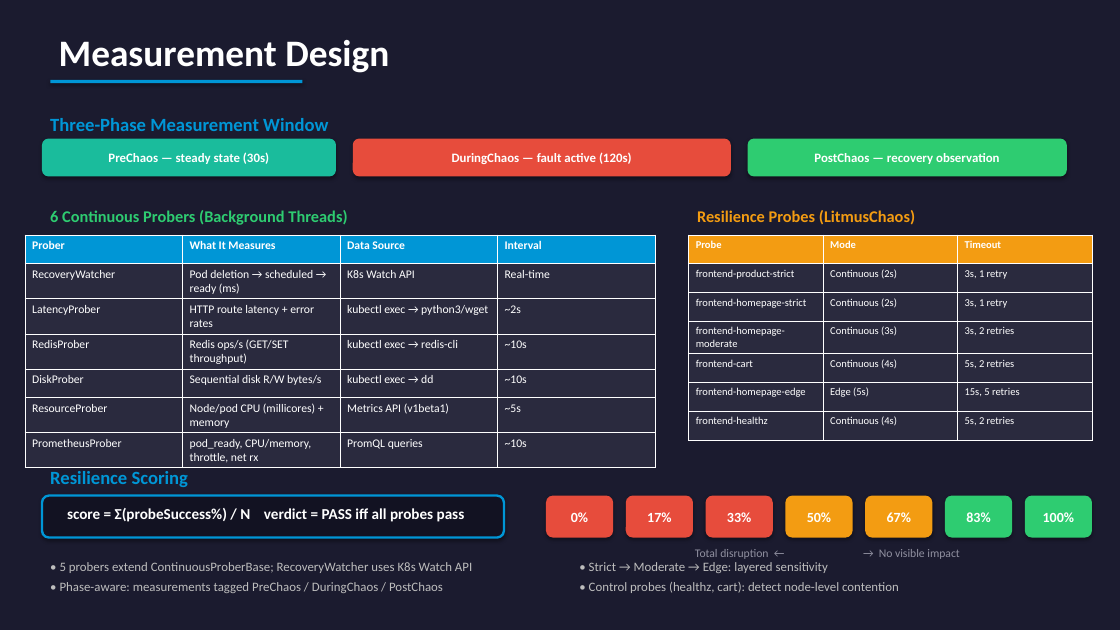
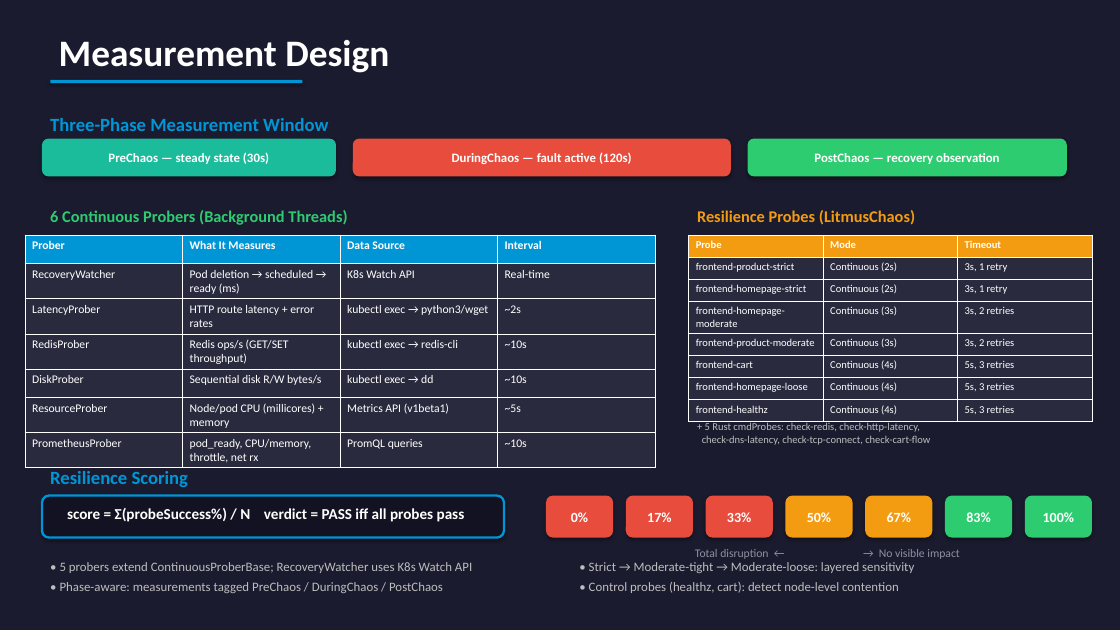
Before and after one commit to yhu02/uva-msc-thesis, a slide deck: slide 8 of ChaosProbe_Presentation.pptx. Drawn at 1120x630 pixels with LibreOffice and Linux fonts; fonts in the diff are those of the drawing. Boxes give left, top, right and bottom in pixels: in the first picture for what was removed or moved away, otherwise in the second. Text is boxed around its words. In the diff, an @@ line names an element or a change of style, - is before the commit and + after.

```diff
--- a/ChaosProbe_Presentation.pptx
+++ b/ChaosProbe_Presentation.pptx
@@ table at [689,235,1092,419] @@
-row 5: frontend-cart | Continuous (4s) | 5s, 2 retries
-row 6: frontend-homepage-edge | Edge (5s) | 15s, 5 retries
-row 7: frontend-healthz | Continuous (4s) | 5s, 2 retries
+row 5: frontend-product-moderate | Continuous (3s) | 3s, 2 retries
+row 6: frontend-cart | Continuous (4s) | 5s, 3 retries
+row 7: frontend-homepage-loose | Continuous (4s) | 5s, 3 retries
+row 8: frontend-healthz | Continuous (4s) | 5s, 3 retries
@@ text added at [702,421,930,445], 9 pt, text #BDBDBD @@
++ 5 Rust cmdProbes: check-redis, check-http-latency,
+check-dns-latency, check-tcp-connect, check-cart-flow
@@ text at [589,562,914,573]: text changed @@
-• Strict → Moderate → Edge: layered sensitivity
+• Strict → Moderate-tight → Moderate-loose: layered sensitivity
```
Also in this commit, not shown: 1 other slide changed, 4 other files.
